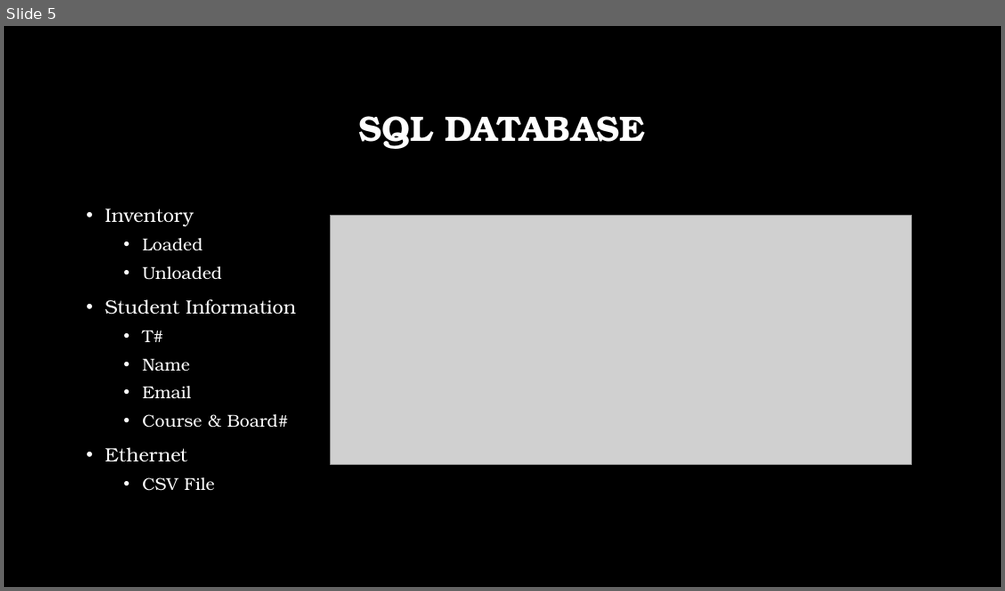
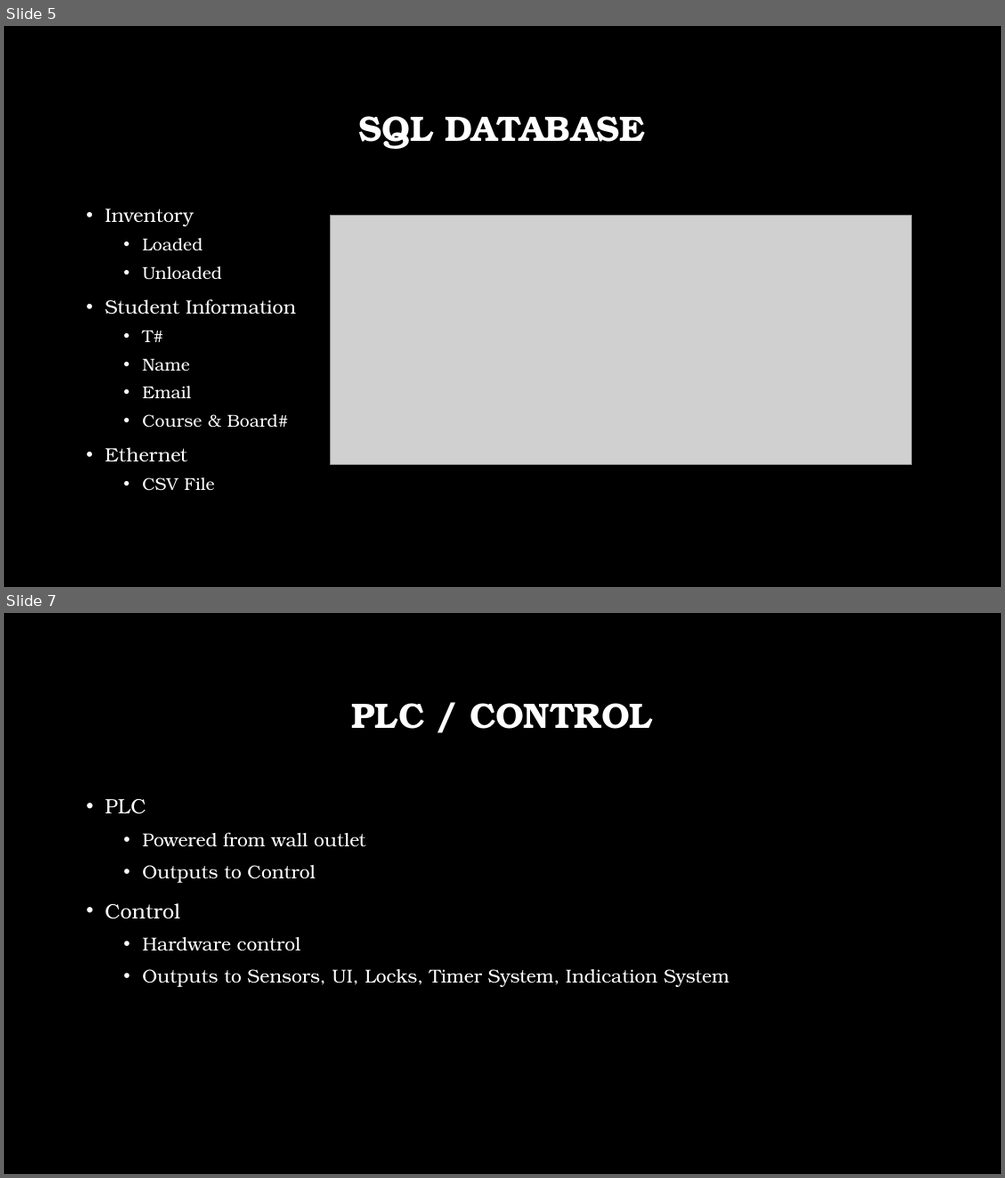
Before and after one commit to DillonSW/Capstone_Team_5, a slide deck: Reports/Conceptual Design_Draft.pptx. Shown one above the other, each under a label of ours: slide 5 before the commit, slides 5 and 7 after it; the slides between them are not shown. The pictures are 1005x591 and 1005x1178 pixels, drawn with LibreOffice and Linux fonts; fonts in the diff are those of the drawing; grey boxes stand for pictures; background and template pictures are left out. Boxes give left, top, right and bottom in pixels: in the first picture for what was removed or moved away, otherwise in the second. Text is boxed around its words. In the diff, an @@ line names an element or a change of style, - is before the commit and + after.

```diff
--- a/Reports/Conceptual Design_Draft.pptx
+++ b/Reports/Conceptual Design_Draft.pptx
@@ slide 7 added at (4,613,1001,1174), background picture (left out) @@
@@ title added at (352,703,652,729), 34 pt, text #FFFFFF, bold @@
+PLC / CONTROL
@@ text added at (105,799,729,987), 18 pt, text #FFFFFF @@
+• PLC
+  • Powered from wall outlet
+  • Outputs to Control
+• Control
+  • Hardware control
+  • Outputs to Sensors, UI, Locks, Timer System, Indication System
```
Also in this commit, not shown: 2 other slides added, 1 slide removed.
